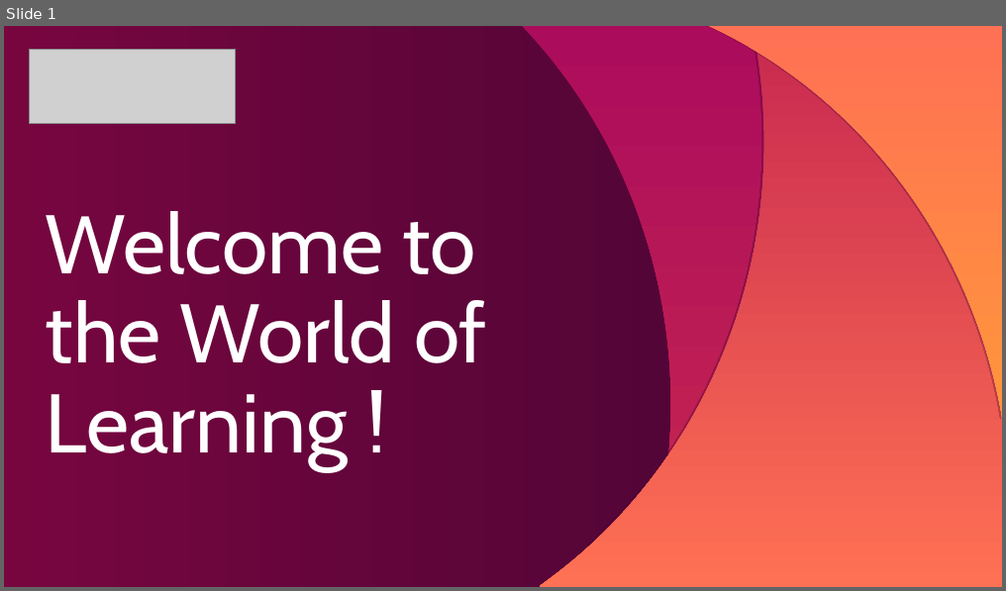
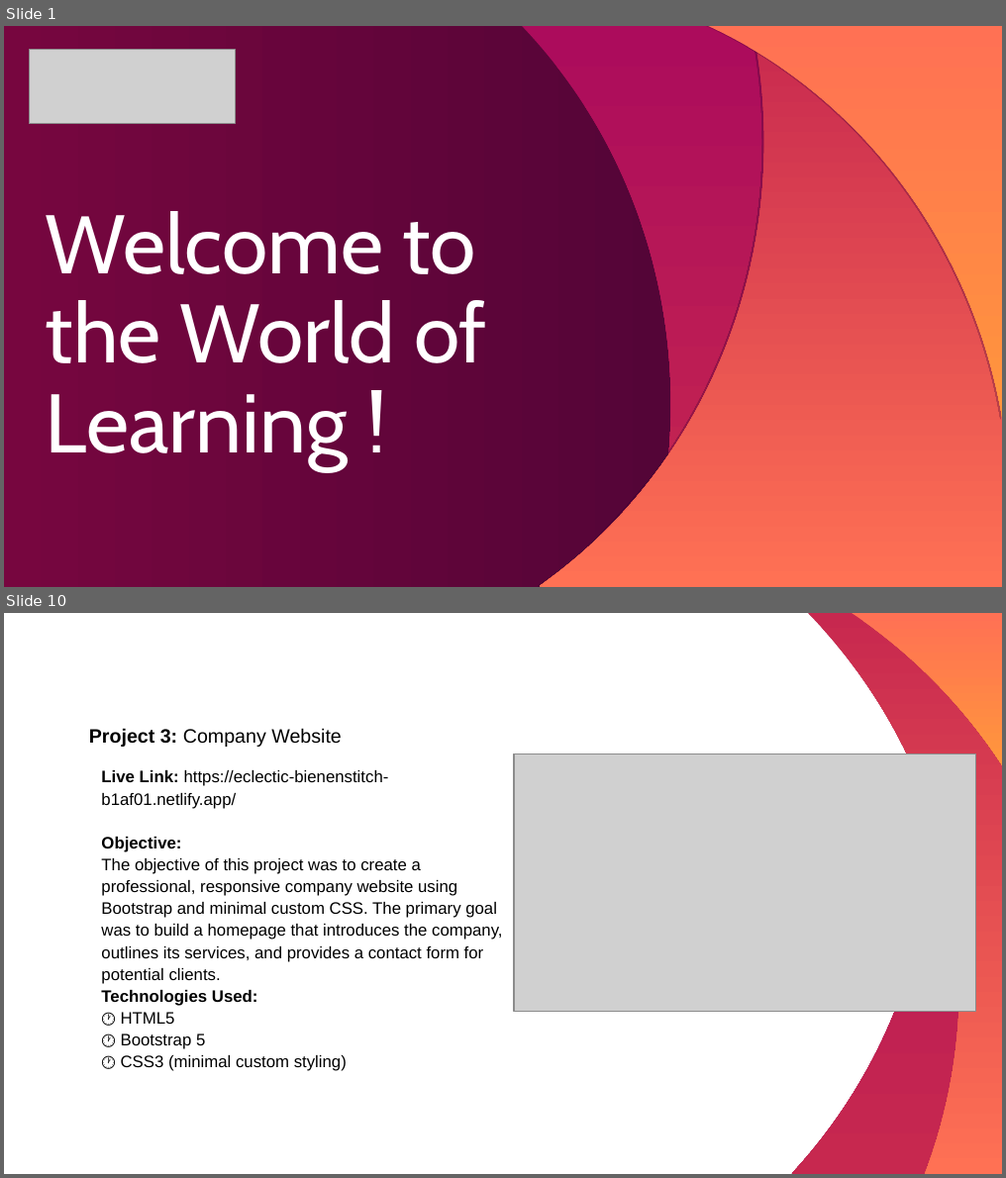
Before and after one commit to lightning-mcqueen01/HTML-basic, a slide deck: week 5/js/Template_internship_Viva2024(1).ppt. Shown one above the other, each under a label of ours: slide 1 before the commit, slides 1 and 10 after it; the slides between them are not shown. The pictures are 1006x591 and 1006x1178 pixels, drawn with LibreOffice and Linux fonts; fonts in the diff are those of the drawing; grey boxes stand for pictures. Boxes give left, top, right and bottom in pixels: in the first picture for what was removed or moved away, otherwise in the second. Text is boxed around its words. In the diff, an @@ line names an element or a change of style, - is before the commit and + after.

```diff
--- a/week 5/js/Template_internship_Viva2024(1).ppt
+++ b/week 5/js/Template_internship_Viva2024(1).ppt
@@ slide 10 added at <box>4,613,1002,1174</box>, background #FFFFFF @@
@@ freeform shape added at <box>791,613,1002,1174</box>, fill gradient #AC0C5C to #C7284F @@
@@ freeform shape added at <box>808,613,1002,1174</box>, fill gradient #C7284F to #FF7154 @@
@@ freeform shape added at <box>851,613,1002,764</box>, fill gradient #FF7154 to #FF963C @@
@@ title added at <box>89,728,342,747</box>, 14 pt, text #000000 @@
+Project 3: Company Website
@@ picture added at <box>514,754,976,1012</box> @@
@@ text added at <box>101,770,502,1071</box>, 12 pt, text #000000 @@
+Live Link: https://eclectic-bienenstitch-b1af01.netlify.app/
+Objective:
+The objective of this project was to create a professional, responsive company website using Bootstrap and minimal custom CSS. The primary goal was to build a homepage that introduces the company, outlines its services, and provides a contact form for potential clients.
+Technologies Used:
+🕐 HTML5
+🕐 Bootstrap 5
+🕐 CSS3 (minimal custom styling)
```
Also in this commit, not shown: 1 slide changed, 13 other slides added, 7 slides removed, 31 other files.
